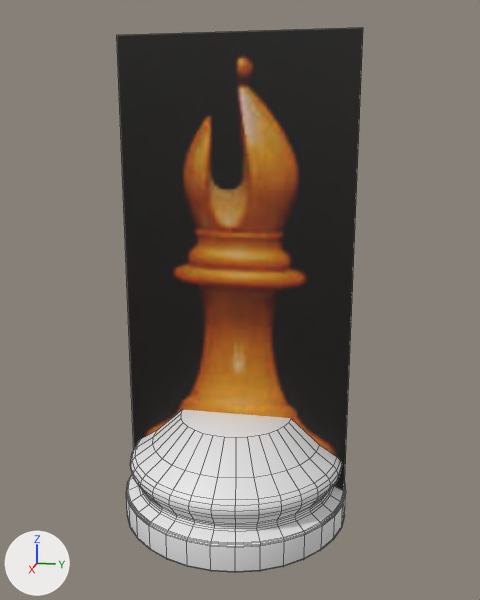
An edit to the Blender file Excercises/bishop.blend, drawn before and after from the same camera.
Camera for both pictures: a 50 mm lens placed at (0.0818, 0.0169, 0.05), pointed at (0.0002, 0.0006, 0.0297). The axes (+X, +Y, +Z) are drawn at lower left. The lights are the same throughout. Mesh edges are drawn as thin lines.

The first picture shows 'Cylinder', 'Staunton Bishop'.
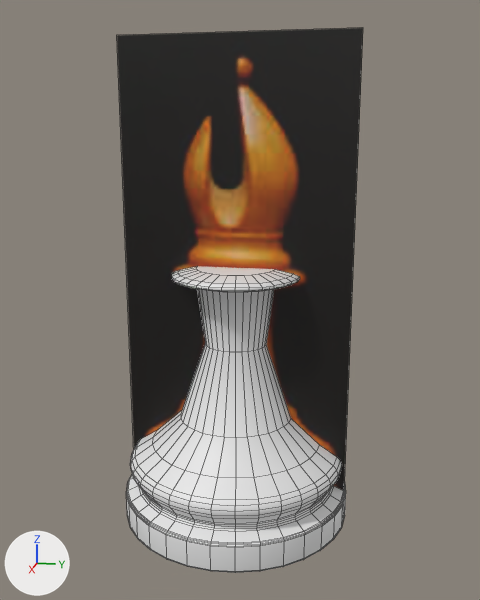
Commit message: Chess | Board | Bishop | Base

Boxes (x1, y1, x2, y2) around the edits, measured in the pictures (480 x 600 px):
'Cylinder', reshaped (88% taller)
    before: (126, 410, 346, 573)
    after: (126, 266, 346, 573)
part 1 of me_cylinder_002, built on
    before: (181, 410, 291, 438)
    after: (172, 266, 300, 438)

The change, as a diff of the scene's bpy script:
```diff
--- a/Excercises/bishop.blend.py
+++ b/Excercises/bishop.blend.py
@@ me_cylinder_002 @@
 # used by ob_cylinder; location = (0.0, 0.0, 0.0251)
-me_cylinder_002.from_pydata(...)  # 704 vertices, 674 faces; spans x -0.015..0.015, y -0.015..0.015, z -0.025..-0.0113
+me_cylinder_002.from_pydata(...)  # 928 vertices, 898 faces; spans x -0.015..0.015, y -0.015..0.015, z -0.025..0.0087
+# me_cylinder_002 part 1
+# 1 face is deleted
+# 192 vertices are added at x -0.0082..0.0082, y -0.0082..0.0082, z -0.0013..0.0087
+# 32 new vertices lie (0.0, 0.0, 0.0004) away from vertices in x -0.0082..0.0082, y -0.0082..0.0082, z 0.0075
+# 225 new faces join them
```
